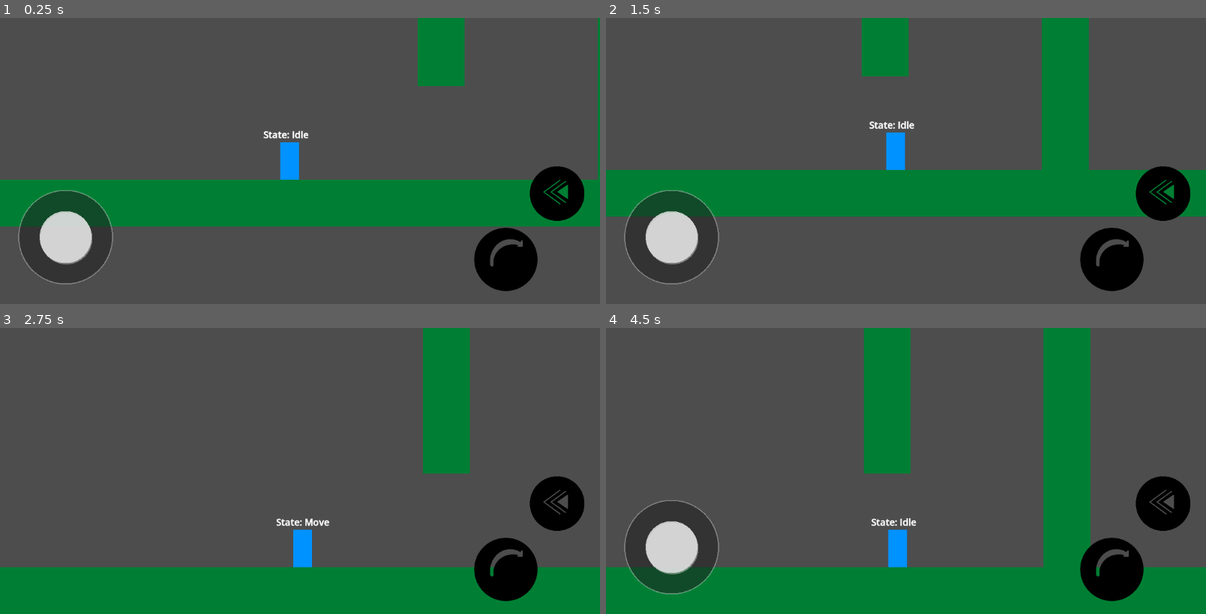
Above: before the commit, frames 1-4 (two rows, left to right).
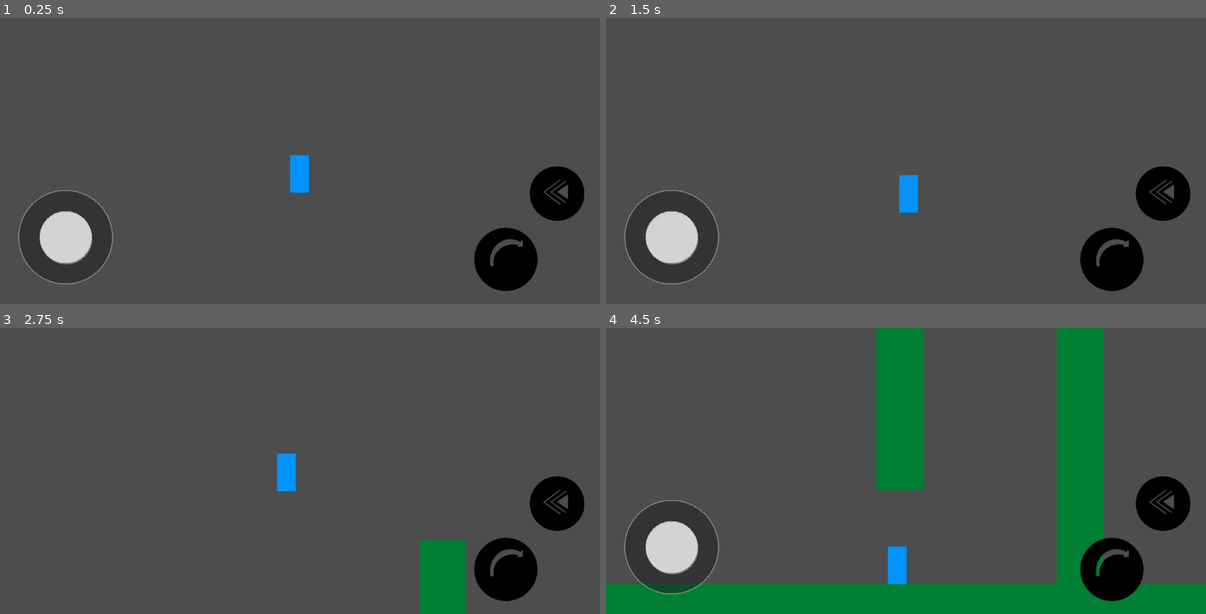
Above: after the commit, the same moments.

Repository: Mrdarx444/Veinbreaker
Game: Godot game, scene res://source/test/world.tscn
Same seed, same stepped clock (60 frames per second), same inputs: the game is played once before the commit and once after it.
Inputs (mouse positions are in pixels of both pictures, inside the frame that each line leads up to):
- Up to frame 1 (0.25 s): no input
- Up to frame 2 (1.5 s): tap Enter at 0.5 s; move the mouse to (1038, 146) at 0.52 s; hold D (Right) 0.53-1.25 s; tap Shift (Dash) at 0.6 s; click (1038, 146) at 0.67 s; tap Space (Jump) at 0.77 s; drag from (786, 175) to (876, 218) at 1.27 s
- Up to frame 3 (2.75 s): move the mouse to (360, 408) at 2.02 s; hold A (Left) from 2.03 s (still down); tap Shift (Dash) at 2.1 s
- Up to frame 4 (4.5 s): release A (Left) at 2.75 s; drag from (876, 528) to (726, 428) at 2.77 s; move the mouse to (1086, 513) at 3.52 s; hold D (Right) 3.53-4.25 s; tap Shift (Dash) at 3.6 s; tap Space (Jump) at 3.77 s; drag from (726, 428) to (816, 399) at 4.27 s

The runs differ from the first frame. In frame 1, 18% of the frame differs, in the area x 0-100%, y 0-74%; in frame 2, 21%, in the area x 0-100%, y 0-70%; in frame 3, 20%; in frame 4, 12%.

Commit message:
Complete Camera System Design

Diff:
--- a/source/Autoload/GameConstants.gd
+++ b/source/Autoload/GameConstants.gd
@@ -10,6 +10,7 @@
 	FAST_FALL,
 	FORCED_FALL,
 	BIG_FALL,
+	DODGE,
 	HIT_LIGHT,
 	HIT_HEAVY,
 	PARRY_SUCCESS,
@@ -17,11 +18,12 @@
 }
 
 const SHAKE_PRESETS: Dictionary = {
-	ShakePreset.FAST_FALL:     {"power": 5.0,  "duration": 0.05,  "frequency": 60.0, "type": PlayerCamera.ShakeType.RANDOM},
-	ShakePreset.FORCED_FALL:   {"power": 6.0,  "duration": 0.35, "frequency": 20.0, "type": PlayerCamera.ShakeType.RANDOM},
-	ShakePreset.BIG_FALL:      {"power": 70.0, "duration": 0.7,  "frequency": 70.0, "type": PlayerCamera.ShakeType.RANDOM},
-	ShakePreset.HIT_LIGHT:     {"power": 4.0,  "duration": 0.15, "frequency": 35.0, "type": PlayerCamera.ShakeType.RANDOM},
-	ShakePreset.HIT_HEAVY:     {"power": 9.0,  "duration": 0.35, "frequency": 25.0, "type": PlayerCamera.ShakeType.RANDOM},
-	ShakePreset.PARRY_SUCCESS: {"power": 3.0,  "duration": 0.0,  "frequency": 0.0,  "type": PlayerCamera.ShakeType.RANDOM},
-	ShakePreset.BOSS_INTRO:    {"power": 6.0,  "duration": 0.6,  "frequency": 15.0, "type": PlayerCamera.ShakeType.RANDOM},
+	ShakePreset.FAST_FALL:     {"power": 4.0,  "duration": 0.05,  "frequency": 60.0, "type": PlayerCamera.ShakeType.RANDOM},
+	ShakePreset.FORCED_FALL:   {"power": 6.0,  "duration": 0.2, "frequency": 20.0, "type": PlayerCamera.ShakeType.RANDOM},
+	ShakePreset.BIG_FALL:      {"power": 20.0, "duration": 0.5,  "frequency": 70.0, "type": PlayerCamera.ShakeType.RANDOM},
+	ShakePreset.DODGE:         {"power": 4.0, "duration": 0.2,  "frequency": 30.0, "type": PlayerCamera.ShakeType.RANDOM},
+	#ShakePreset.HIT_LIGHT:     {"power": 4.0,  "duration": 0.15, "frequency": 35.0, "type": PlayerCamera.ShakeType.RANDOM},
+	#ShakePreset.HIT_HEAVY:     {"power": 9.0,  "duration": 0.35, "frequency": 25.0, "type": PlayerCamera.ShakeType.RANDOM},
+	#ShakePreset.PARRY_SUCCESS: {"power": 3.0,  "duration": 0.0,  "frequency": 0.0,  "type": PlayerCamera.ShakeType.RANDOM},
+	#ShakePreset.BOSS_INTRO:    {"power": 6.0,  "duration": 0.6,  "frequency": 15.0, "type": PlayerCamera.ShakeType.RANDOM},
 }
--- a/source/scripts/Player/States/dash_state.gd
+++ b/source/scripts/Player/States/dash_state.gd
@@ -8,6 +8,7 @@
 	player.velocity.y = 0
 	player.velocity.x = player.dash_velocity * player.facing_direction
 	#CameraManager.apply_camera_shake_preset(GameConstents.SHAKE_PRESETS.)
+	player.camera.dash_zoom_pulse(1.03, 0.3)
 
 func gravity_handle(delta: float, player: Player):
 	if !player.is_on_floor():
--- a/source/scripts/Player/States/dodge_state.gd
+++ b/source/scripts/Player/States/dodge_state.gd
@@ -7,7 +7,8 @@
 	player.velocity.y = 0
 	player.dodge_timer.start()
 	player.is_dodging = true
-	#CameraManager.camera_shake(GameConstents.CAMERA_SHAKE_FORCES.DODGE)
+	CameraManager.apply_camera_shake_preset(GameConstants.ShakePreset.DODGE)
+	player.camera.dash_zoom_pulse(1.05, 0.4)
 
 func gravity_handle(delta: float, player: Player):
 	if !player.is_on_floor():
--- a/source/scripts/Player/player.gd
+++ b/source/scripts/Player/player.gd
@@ -83,6 +83,7 @@
 
 # Debugging
 const DEBUG_MODE: bool = false
+@onready var state_label: Label = $StateLabel
 @onready var debug_labels_container: Control = $HUD/Debug
 @onready var zone_label: Label = $HUD/Debug/Zone
 @onready var direction_label: Label = $HUD/Debug/Direction
@@ -98,6 +99,7 @@
 	set_timers()
 	debug_labels_container.visible = DEBUG_MODE
 	movement_tracer_debugger.emitting = DEBUG_MODE
+	state_label.visible = DEBUG_MODE
 	facing_direction = 1
 
 func _physics_process(delta: float) -> void:
--- a/source/scripts/Player/player_camera.gd
+++ b/source/scripts/Player/player_camera.gd
@@ -37,10 +37,11 @@
 @export_group("Vertical Behavior")
 @export var vertical_lock_enabled: bool = true
 @export var fall_lookahead_distance: float = 200.0
-@export var fall_lookahead_smoothing_speed: float = 3.0
+@export var fall_lookahead_smoothing_speed: float = 4.0
 
 @export_group("Camera Area Transitions")
-@export var limit_transition_duration: float = 1.5
+@export var limit_transition_duration: float = 1.0
+var current_limit_transition_duration: float = 0.0
 
 @export_group("Shake Defaults")
 @export var default_shake_frequency: float = 30.0
@@ -325,7 +326,9 @@
 		_limit_tween.kill()
 	_limit_tween = create_tween()
 	_limit_tween.set_parallel(true)
-	_limit_tween.tween_property(self, "limit_left", int(rect.position.x), limit_transition_duration)
-	_limit_tween.tween_property(self, "limit_top", int(rect.position.y), limit_transition_duration)
-	_limit_tween.tween_property(self, "limit_right", int(rect.position.x + rect.size.x), limit_transition_duration)
-	_limit_tween.tween_property(self, "limit_bottom", int(rect.position.y + rect.size.y), limit_transition_duration)
+	_limit_tween.tween_property(self, "limit_left", int(rect.position.x), current_limit_transition_duration)
+	_limit_tween.tween_property(self, "limit_top", int(rect.position.y), current_limit_transition_duration)
+	_limit_tween.tween_property(self, "limit_right", int(rect.position.x + rect.size.x), current_limit_transition_duration)
+	_limit_tween.tween_property(self, "limit_bottom", int(rect.position.y + rect.size.y), current_limit_transition_duration)
+	if current_limit_transition_duration == 0:
+		current_limit_transition_duration = limit_transition_duration
--- a/source/test/world.tscn
+++ b/source/test/world.tscn
@@ -28,10 +28,10 @@
 size = Vector2(6999, 1491)
 
 [sub_resource type="RectangleShape2D" id="RectangleShape2D_1hv3i"]
-size = Vector2(6999, 1765)
+size = Vector2(6941, 1712)
 
 [sub_resource type="RectangleShape2D" id="RectangleShape2D_x5fkc"]
-size = Vector2(1407, 673)
+size = Vector2(1567, 823)
 
 [sub_resource type="RectangleShape2D" id="RectangleShape2D_m1geh"]
 size = Vector2(1696, 1016)
@@ -62,7 +62,7 @@
 shape = SubResource("RectangleShape2D_v5nji")
 
 [node name="Player" parent="." unique_id=1568325260 instance=ExtResource("1_4loxo")]
-position = Vector2(-293, 345)
+position = Vector2(-334, -3858)
 
 [node name="Wall1" type="StaticBody2D" parent="." unique_id=718185708]
 position = Vector2(768, -95)
@@ -111,7 +111,7 @@
 shape = SubResource("RectangleShape2D_4loxo")
 
 [node name="Wall4" type="StaticBody2D" parent="." unique_id=1208620106]
-position = Vector2(3783, -343)
+position = Vector2(3212, -343)
 metadata/_edit_group_ = true
 
 [node name="ColorRect" type="ColorRect" parent="Wall4" unique_id=356711583]
@@ -236,7 +236,7 @@
 metadata/_edit_group_ = true
 
 [node name="LimitsShape" type="CollisionShape2D" parent="CameraAreas/MainArea" unique_id=1387786726]
-position = Vector2(2048.5, -327.5)
+position = Vector2(2051.5, -354)
 shape = SubResource("RectangleShape2D_1hv3i")
 disabled = true
 debug_color = Color(0.9882353, 0.99607843, 0, 0)
@@ -249,13 +249,13 @@
 metadata/_edit_lock_ = true
 
 [node name="DetectionShape" type="CollisionShape2D" parent="CameraAreas/BossArea" unique_id=1276151852]
-position = Vector2(4692.5, 63.5)
+position = Vector2(4609.5, -6.5)
 shape = SubResource("RectangleShape2D_x5fkc")
 debug_color = Color(0.61960787, 0.16862746, 0.8117647, 0.0627451)
 metadata/_edit_group_ = true
 
 [node name="LimitsShape" type="CollisionShape2D" parent="CameraAreas/BossArea" unique_id=1993124715]
-position = Vector2(4631, 0)
+position = Vector2(4363, -6)
 shape = SubResource("RectangleShape2D_m1geh")
 disabled = true
 debug_color = Color(1, 1, 0, 0)
